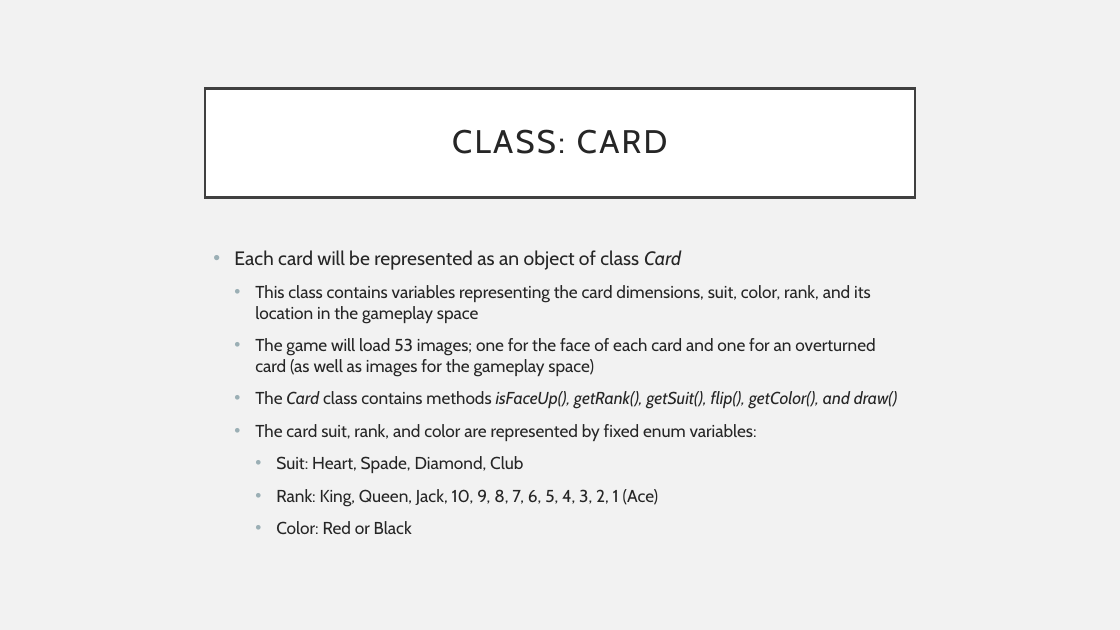
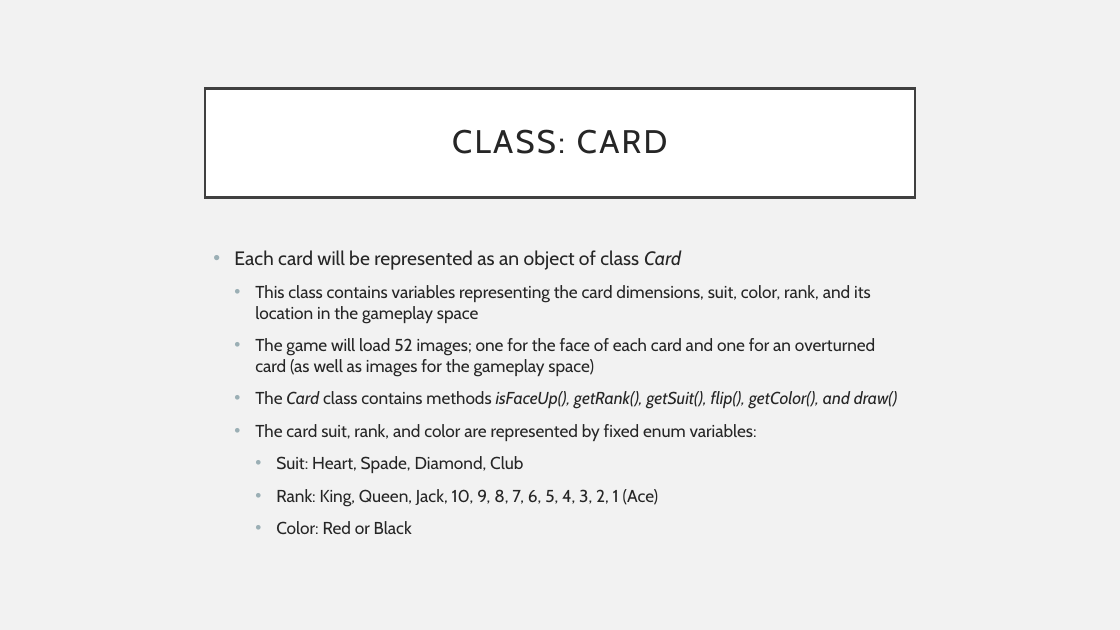
Before and after one commit to Haozhan-Yuan/Xteam245, a slide deck: slide 5 of Team Proposal PowerPoint.pptx. Drawn at 1120x630 pixels with LibreOffice and Linux fonts; fonts in the diff are those of the drawing. Boxes give left, top, right and bottom in pixels: in the first picture for what was removed or moved away, otherwise in the second. Text is boxed around its words. In the diff, an @@ line names an element or a change of style, - is before the commit and + after.

```diff
--- a/Team Proposal PowerPoint.pptx
+++ b/Team Proposal PowerPoint.pptx
@@ text at <box>255,338,875,377</box>: text changed @@
-  • The game will load 53 images; one for the face of each card and one for an overturned card (as well as images for the gameplay space)
+  • The game will load 52 images; one for the face of each card and one for an overturned card (as well as images for the gameplay space)
```
